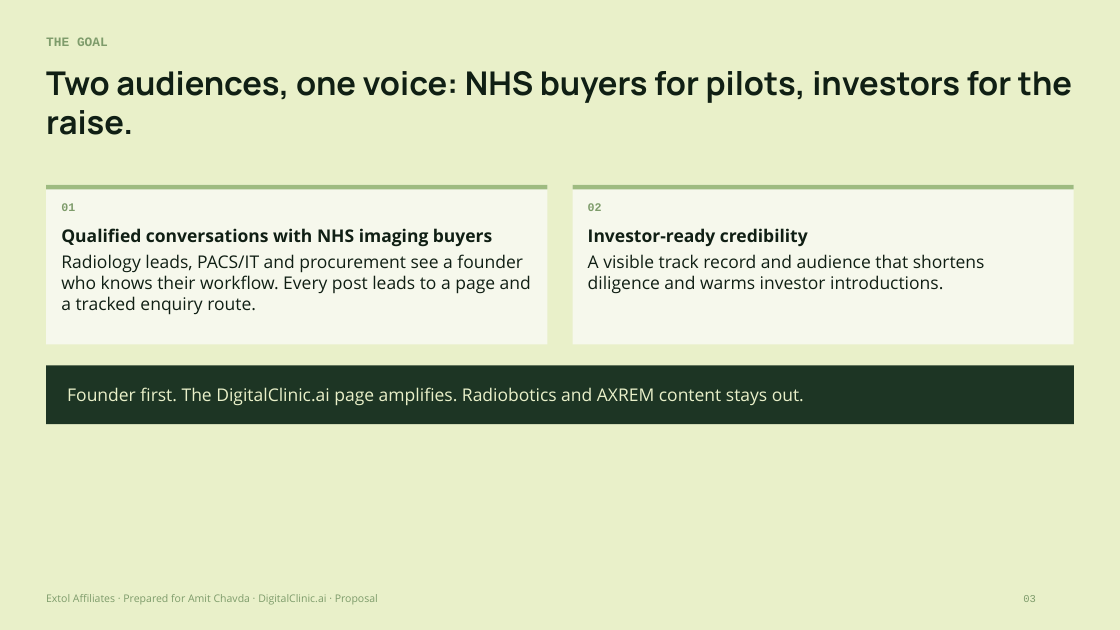
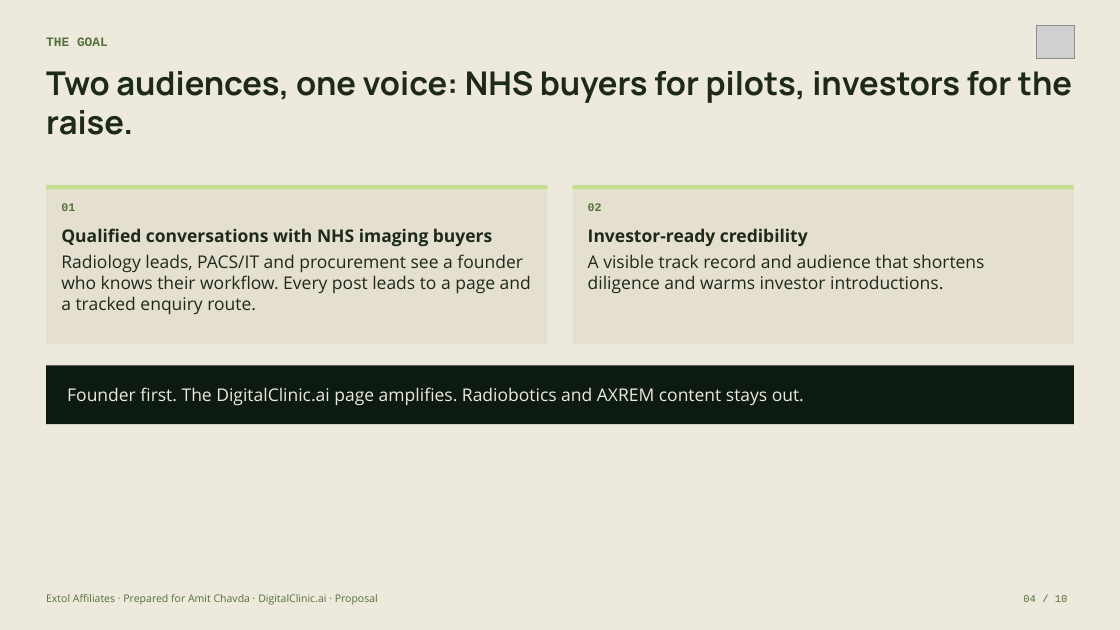
Before and after one commit to extolaffiliates/open-platform-site, a slide deck: slide 4 of presentations/amit-chavda/pptx/Amit_Chavda_x_Extol.pptx (slide 3 before the commit). Drawn at 1120x630 pixels with LibreOffice and Linux fonts; fonts in the diff are those of the drawing; grey boxes stand for pictures. Boxes give left, top, right and bottom in pixels: in the first picture for what was removed or moved away, otherwise in the second. Text is boxed around its words. In the diff, an @@ line names an element or a change of style, - is before the commit and + after.

```diff
--- a/presentations/amit-chavda/pptx/Amit_Chavda_x_Extol.pptx
+++ b/presentations/amit-chavda/pptx/Amit_Chavda_x_Extol.pptx
@@ background #E9F0C9 to #EDE9DC @@
@@ picture added at <box>1036,25,1075,59</box> @@
@@ rectangle at <box>46,185,548,344</box>: fill #F6F8EC to #E4DFCE @@
@@ rectangle at <box>46,185,548,190</box>: fill #9EBB80 to #C6DE93 @@
@@ rectangle at <box>573,185,1075,344</box>: fill #F6F8EC to #E4DFCE @@
@@ rectangle at <box>573,185,1075,190</box>: fill #9EBB80 to #C6DE93 @@
@@ text colour #7E9C6B to #55703A in 4 elements at <box>46,37,108,46</box>, <box>46,594,378,605</box>, <box>61,203,75,211</box>, <box>588,203,602,211</box> @@
@@ text colour #101F14 to #1D2A1B in 3 elements at <box>46,71,1072,135</box>, <box>61,228,531,315</box>, <box>588,228,985,293</box> @@
@@ rectangle at <box>46,365,1074,424</box>: fill #1D3524 to #0C1A11 @@
@@ text "Founder first. The DigitalClinic.ai page ..." at <box>67,387,804,406</box>: text colour #E9F0C9 to #EDE9DC @@
@@ text at <box>1023,595,1068,602</box>: text changed; text colour #7E9C6B to #55703A @@
-03
+04 / 10
```
Also in this commit, not shown: 7 other slides changed, 2 slides added, 12 other files.
